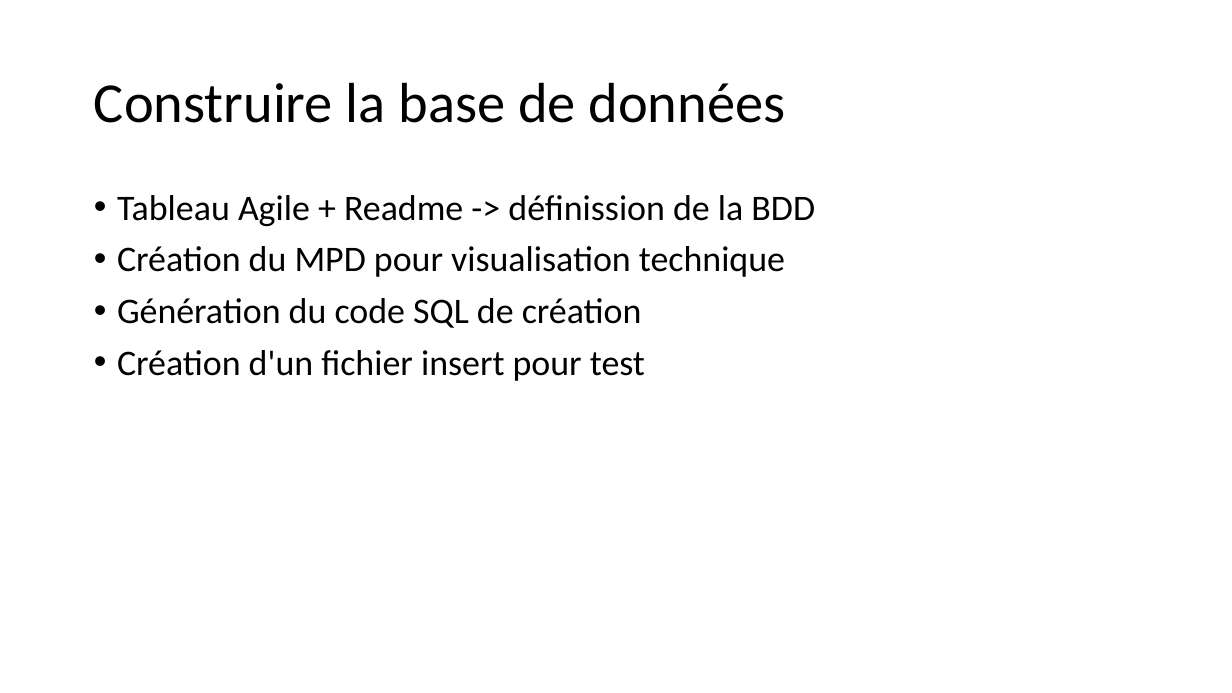
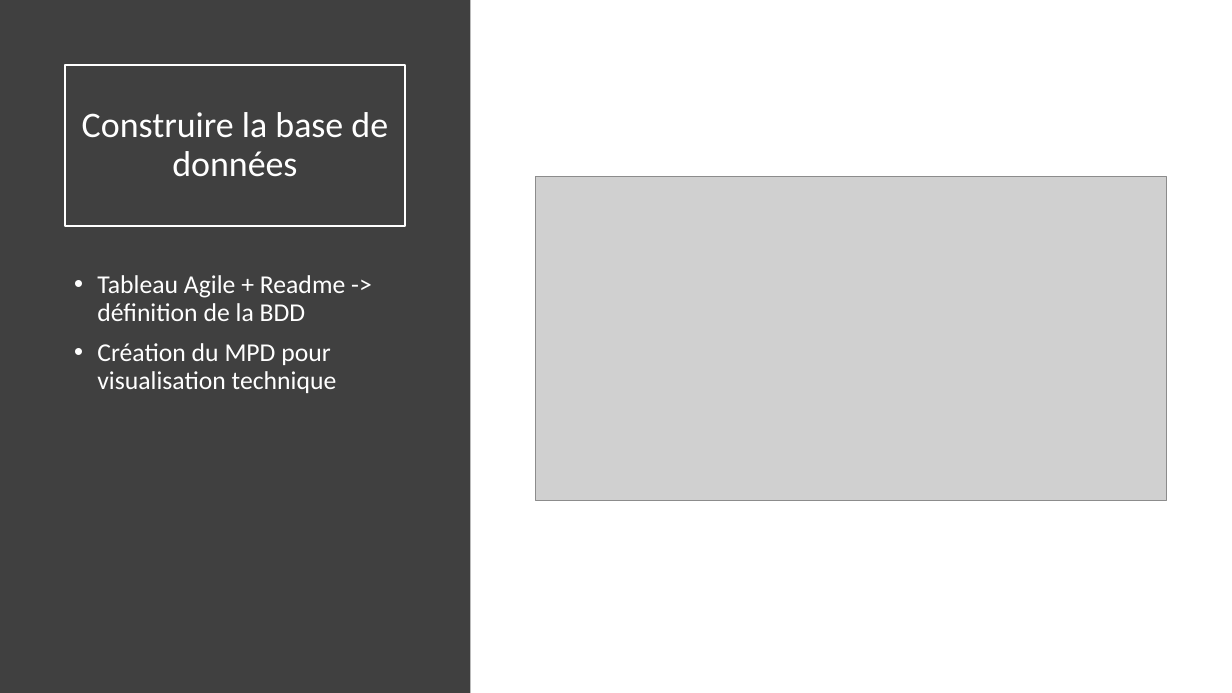
Before and after one commit to Baptiste68/P5, a slide deck: slide 4 of Projet5.pptx. Drawn at 1232x693 pixels with LibreOffice and Linux fonts; fonts in the diff are those of the drawing; grey boxes stand for pictures. Boxes give left, top, right and bottom in pixels: in the first picture for what was removed or moved away, otherwise in the second. Text is boxed around its words. In the diff, an @@ line names an element or a change of style, - is before the commit and + after.

```diff
--- a/Projet5.pptx
+++ b/Projet5.pptx
@@ rectangle added at <box>0,0,470,693</box>, fill #404040 @@
@@ title "Construire la base de données": place and size @@
-title "Construire la base de données" at <box>94,82,786,123</box>
+title "Construire la base de données" at <box>65,65,405,226</box>
@@ title "Construire la base de données" at <box>65,65,405,226</box>: size 44 to 28 pt, text colour #000000 to #FFFFFF; alignment left to centre; outline none to #FFFFFF 1.5 pt @@
@@ picture added at <box>535,177,1167,500</box> @@
@@ text "Tableau Agile + Readme -> ...": place and size @@
-text "Tableau Agile + Readme -> ..." at <box>117,195,815,381</box>
+text "Tableau Agile + Readme -> ..." at <box>97,275,345,393</box>
@@ text at <box>97,275,345,321</box>: text changed; size 28 to 20 pt; text colour #000000 to #FFFFFF @@
-• Tableau Agile + Readme -> définission de la BDD
+• Tableau Agile + Readme -> définition de la BDD
@@ text at <box>117,298,645,381</box>: paragraphs removed @@
-• Génération du code SQL de création
-• Création d'un fichier insert pour test
@@ text at <box>97,343,337,393</box>: size 28 to 20 pt, text colour #000000 to #FFFFFF in "Création du MPD pour visualisation technique" @@
```
Also in this commit, not shown: 5 other slides changed, 4 slides added.
